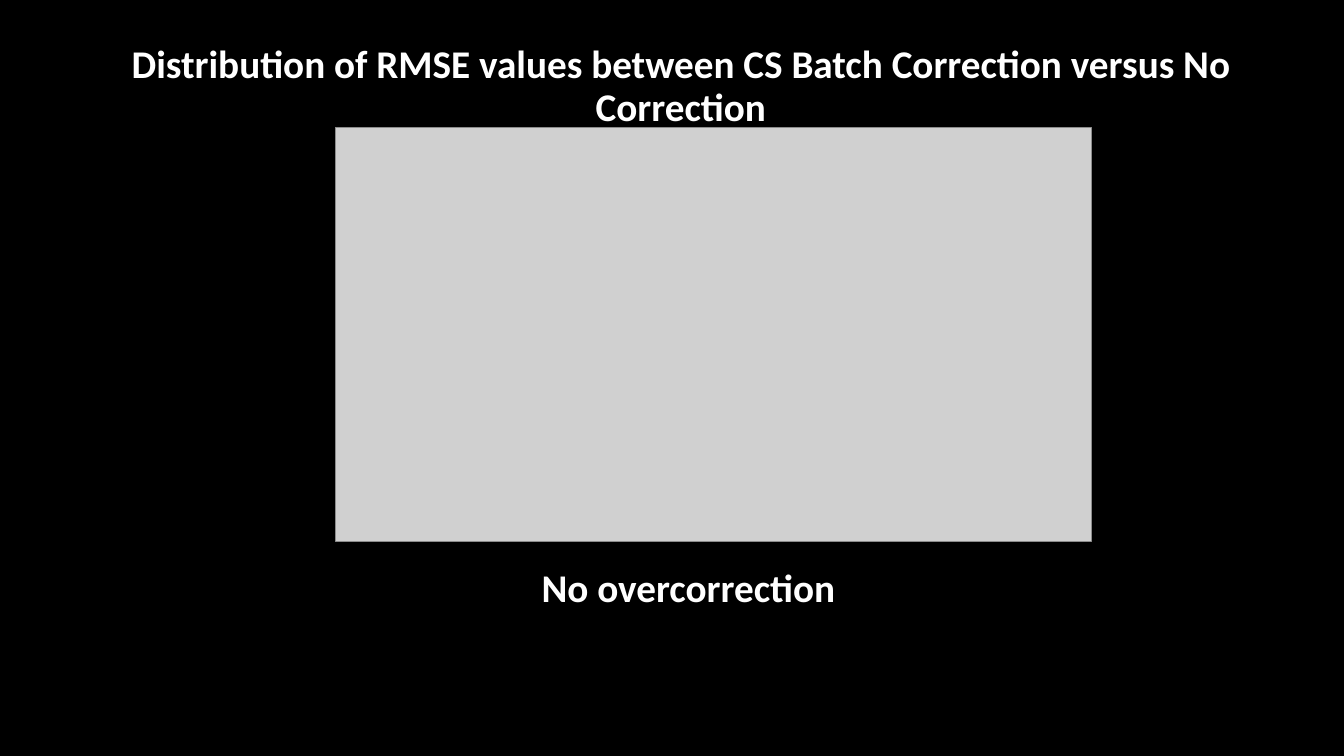
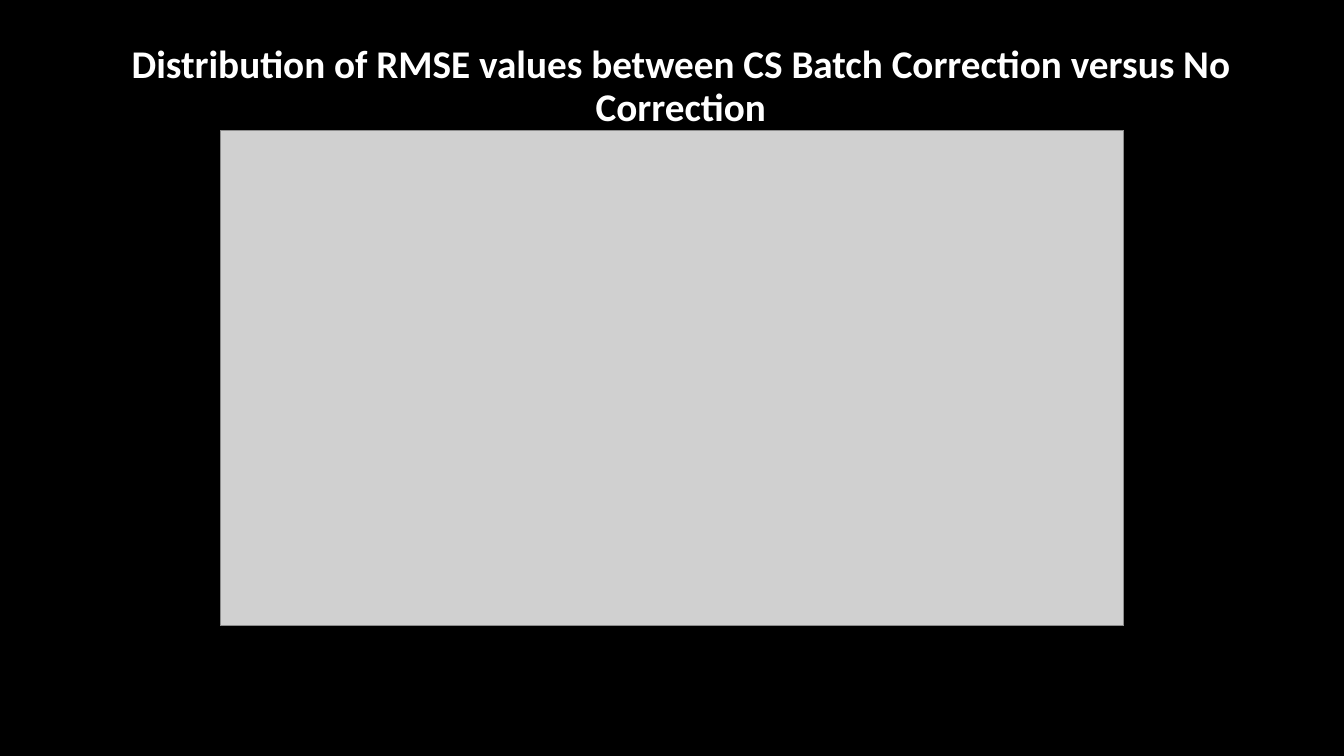
Before and after one commit to kaipengl/researchexperiencebs9001, a slide deck: slide 15 of Results Deck.pptx (slide 14 before the commit). Drawn at 1344x756 pixels with LibreOffice and Linux fonts; fonts in the diff are those of the drawing; grey boxes stand for pictures. Boxes give left, top, right and bottom in pixels: in the first picture for what was removed or moved away, otherwise in the second. Text is boxed around its words. In the diff, an @@ line names an element or a change of style, - is before the commit and + after.

```diff
--- a/Results Deck.pptx
+++ b/Results Deck.pptx
@@ picture resized from (x1=336, y1=127, x2=1092, y2=541) to (x1=220, y1=130, x2=1124, y2=626) @@
@@ text removed at (x1=542, y1=574, x2=835, y2=603) @@
-No overcorrection
```
Also in this commit, not shown: 6 other slides changed, 1 slide added, 5 slides removed, 5 other files.
